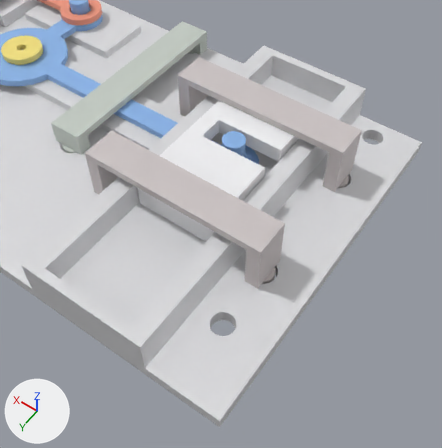
The Blender file Стенд_качание.blend as it was, and as the next commit left it.
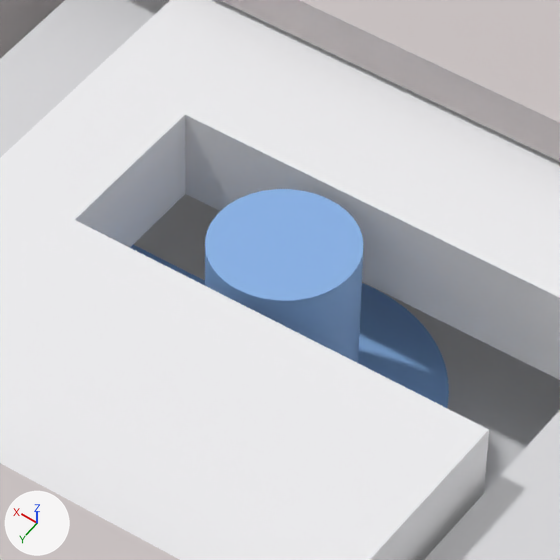
Each version appears first from a 50 mm lens placed at (-21.6, 74.8, 102.8), pointed at (24.3, 10.6, 1.9), and next in a close-up on the part from 43% to 62% of the width and 23% to 42% of the height. The lights are fixed; the arrows at lower left show +X, +Y and +Z. The older version's two pictures come first.

Objects in the first close-up: 'ptest_bridge_high_v1', 'ptest_bridge_high_v1#2', 'ptest_cart_v2', 'ptest_plate_v2', 'ptest_triangle_v2'.
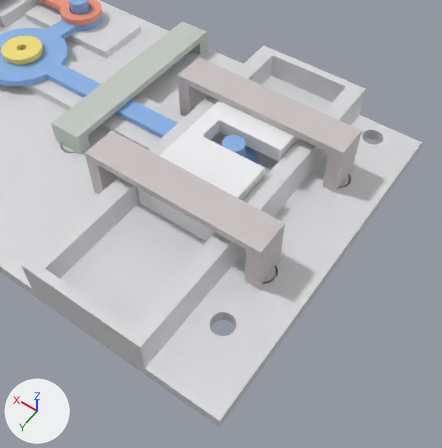
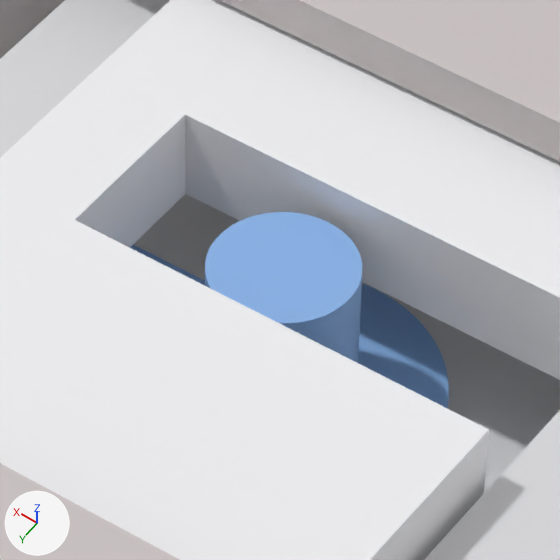
Where the newer file only moved an object's origin or applied its transform, the numbers keep the older frame.

Location of each change, [x1, y1, x2, y2] in pixels of the close-ups (560 x 560 px; the box of a moved part takes in the faces that stretch with it):
'ptest_triangle_v2', reshaped, moved
    before: [130, 189, 449, 409]
    after: [130, 212, 449, 409]
part 1 of me_ptest_triangle_v2, moved or reshaped
    before: [205, 189, 363, 327]
    after: [205, 212, 362, 327]
part 2 of me_ptest_triangle_v2, moved or reshaped
    both: [130, 245, 449, 409]

What the commit changed:
me_ptest_triangle_v2 is used by ob_ptest_triangle_v2; location (73.91, -5.7, 6.35).
me_ptest_triangle_v2 had 1410 vertices, 2820 faces and spanned x -49.4..32.1, y -23.0..14.7, z -1.3..6.7.
me_ptest_triangle_v2 now has 1410 vertices, 2820 faces and spans x -50.0..31.5, y -22.9..14.8, z -1.2..5.8.
me_ptest_triangle_v2 part 1: all 126 vertices in x -46.4..-41.4, y 1.2..6.2, z 6.7 are moved by (-0.6, 0.0, -0.9).
me_ptest_triangle_v2 part 2: all 1284 vertices in x -49.4..32.1, y -23.0..14.7, z -1.3..4.7 are moved by (-0.6, 0.0, 0.1).
Object 'ptest_triangle_v2' (ob_ptest_triangle_v2) moves from (73.91, -5.7, 6.35) to (74.49, -5.75, 6.27).
